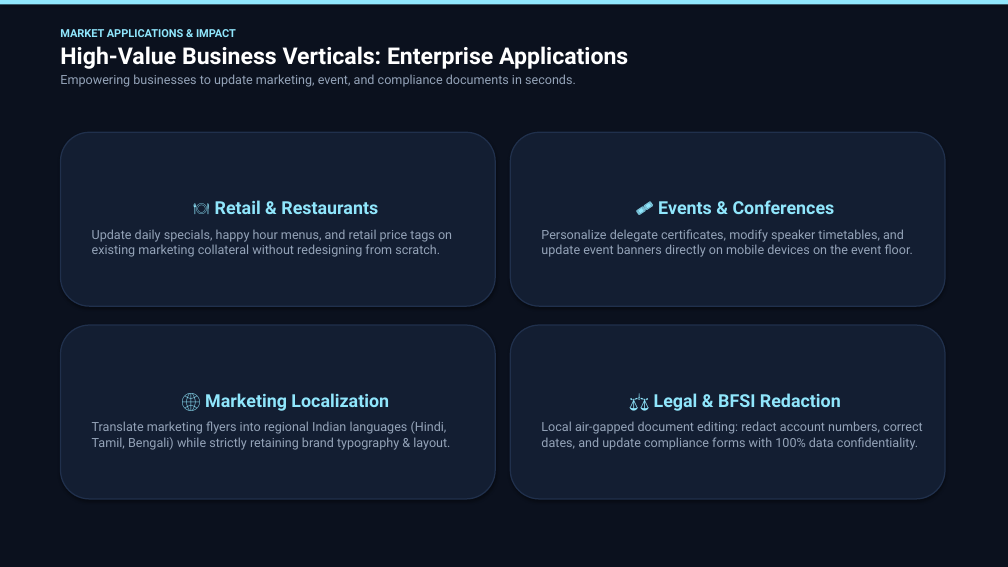
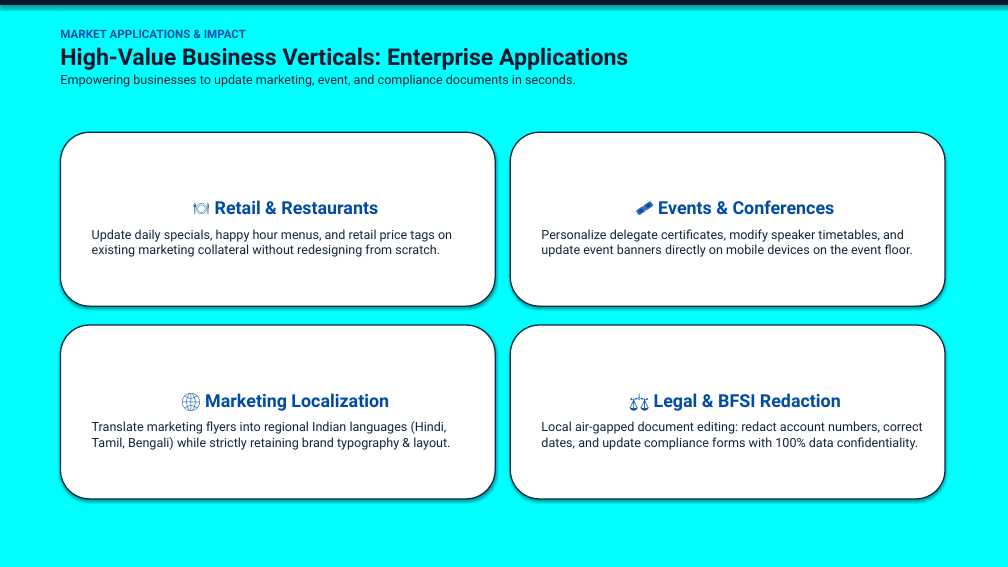
Before and after one commit to gou2005/Textract, a slide deck: slide 11 of Textract_iQOO_Hackathon_2026.pptx. Drawn at 1008x567 pixels with LibreOffice and Linux fonts; fonts in the diff are those of the drawing. Boxes give left, top, right and bottom in pixels: in the first picture for what was removed or moved away, otherwise in the second. Text is boxed around its words. In the diff, an @@ line names an element or a change of style, - is before the commit and + after.

Commit message:
Update PPT presentation background theme to pure cyan (#00FFFF) with high-contrast typography

```diff
--- a/Textract_iQOO_Hackathon_2026.pptx
+++ b/Textract_iQOO_Hackathon_2026.pptx
@@ rectangle at bbox=[0, 0, 1008, 567]: fill #0B111E to #00FFFF @@
@@ rectangle at bbox=[0, 0, 1008, 5]: fill #90E6FC to #061830 @@
@@ text "MARKET APPLICATIONS & IMPACT" at bbox=[60, 29, 628, 87]: size 10.5 to 11 pt, text colour #90E6FC to #004BA5 in "MARKET APPLICATIONS & IMPACT"; text colour #FFFFFF to #061830 in "High-Value Business Verticals: Enterprise Applications"; text colour #94A3B8 to #142438 in "Empowering businesses to update marketing, event, and ..." @@
@@ rounded rectangle "🍽️ Retail & Restaurants" at bbox=[60, 132, 495, 306]: text colour #90E6FC to #004BA5 in "🍽️ Retail & Restaurants"; text colour #94A3B8 to #142438 in "Update daily specials, happy hour menus, and ..."; fill #131E32 to #FFFFFF; outline #20304C 1.2 pt to #08264B 1.2 pt @@
@@ rounded rectangle "🎟️ Events & Conferences" at bbox=[510, 132, 945, 306]: text colour #90E6FC to #004BA5 in "🎟️ Events & Conferences"; text colour #94A3B8 to #142438 in "Personalize delegate certificates, modify speaker timetables ..."; fill #131E32 to #FFFFFF; outline #20304C 1.2 pt to #08264B 1.2 pt @@
@@ rounded rectangle "🌐 Marketing Localization" at bbox=[60, 325, 495, 499]: text colour #90E6FC to #004BA5 in "🌐 Marketing Localization"; text colour #94A3B8 to #142438 in "Translate marketing flyers into regional Indian languages ..."; fill #131E32 to #FFFFFF; outline #20304C 1.2 pt to #08264B 1.2 pt @@
@@ rounded rectangle "⚖️ Legal & BFSI Redaction" at bbox=[510, 325, 945, 499]: text colour #90E6FC to #004BA5 in "⚖️ Legal & BFSI Redaction"; text colour #94A3B8 to #142438 in "Local air-gapped document editing: redact account numbers, ..."; fill #131E32 to #FFFFFF; outline #20304C 1.2 pt to #08264B 1.2 pt @@
```
Also in this commit, not shown: 11 other slides changed, 1 other file.
